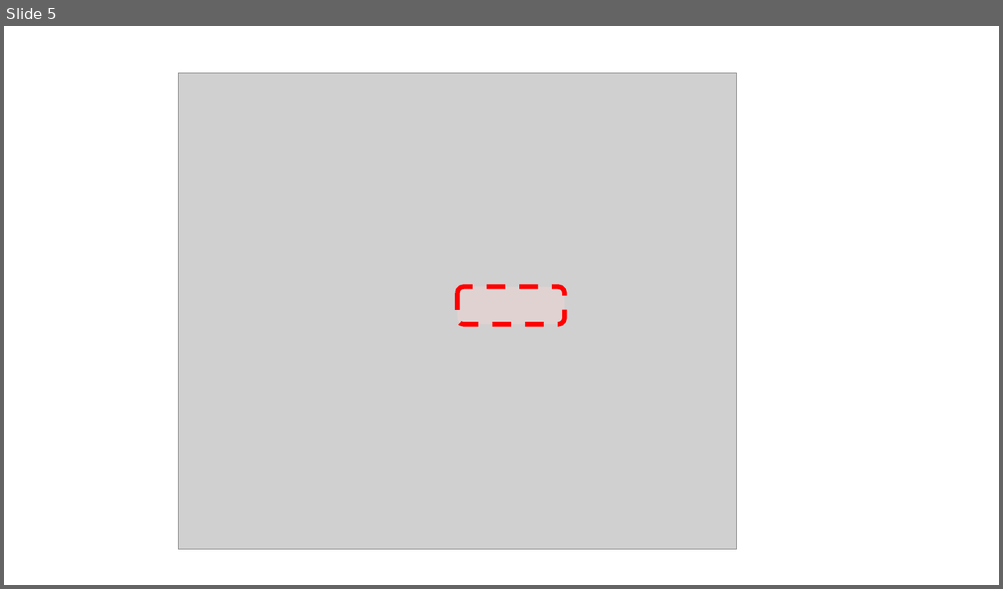
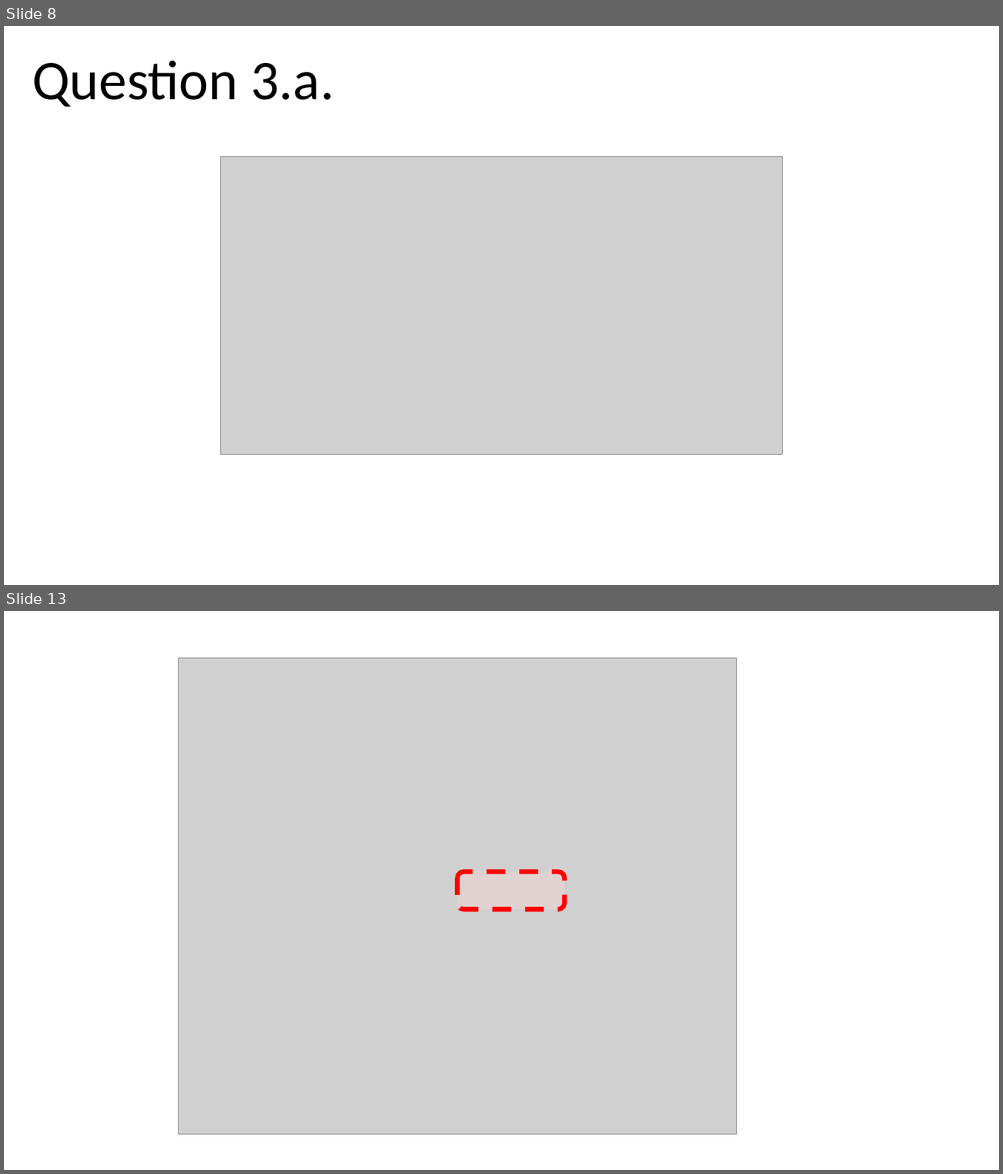
Before and after one commit to chris-s-bowden/page-test, a slide deck: docs/img_edits.pptm. Shown one above the other, each under a label of ours: slide 5 before the commit, slides 8 and 13 after it; the slides between them are not shown. The pictures are 1003x589 and 1003x1174 pixels, drawn with LibreOffice and Linux fonts; fonts in the diff are those of the drawing; grey boxes stand for pictures. Boxes give left, top, right and bottom in pixels: in the first picture for what was removed or moved away, otherwise in the second. Text is boxed around its words. In the diff, an @@ line names an element or a change of style, - is before the commit and + after.

```diff
--- a/docs/img_edits.pptm
+++ b/docs/img_edits.pptm
@@ slide 8 added at bbox=[4, 26, 999, 585], background #FFFFFF @@
@@ text added at bbox=[32, 60, 335, 107], 54 pt, text #000000 @@
+Question 3.a.
@@ picture added at bbox=[220, 156, 782, 454] @@
@@ what was slide 5 is now slide 13 @@
```
Also in this commit, not shown: 1 slide changed, 9 other slides added, 2 slides removed, 45 other files.
